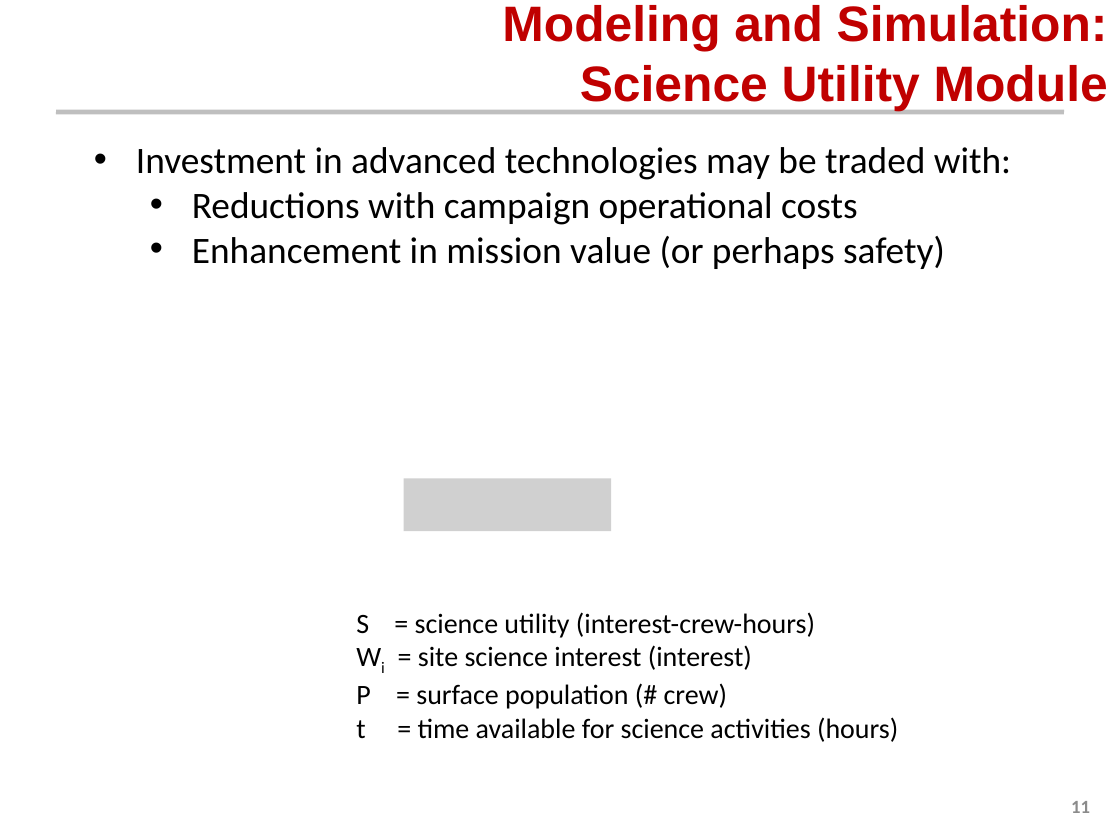
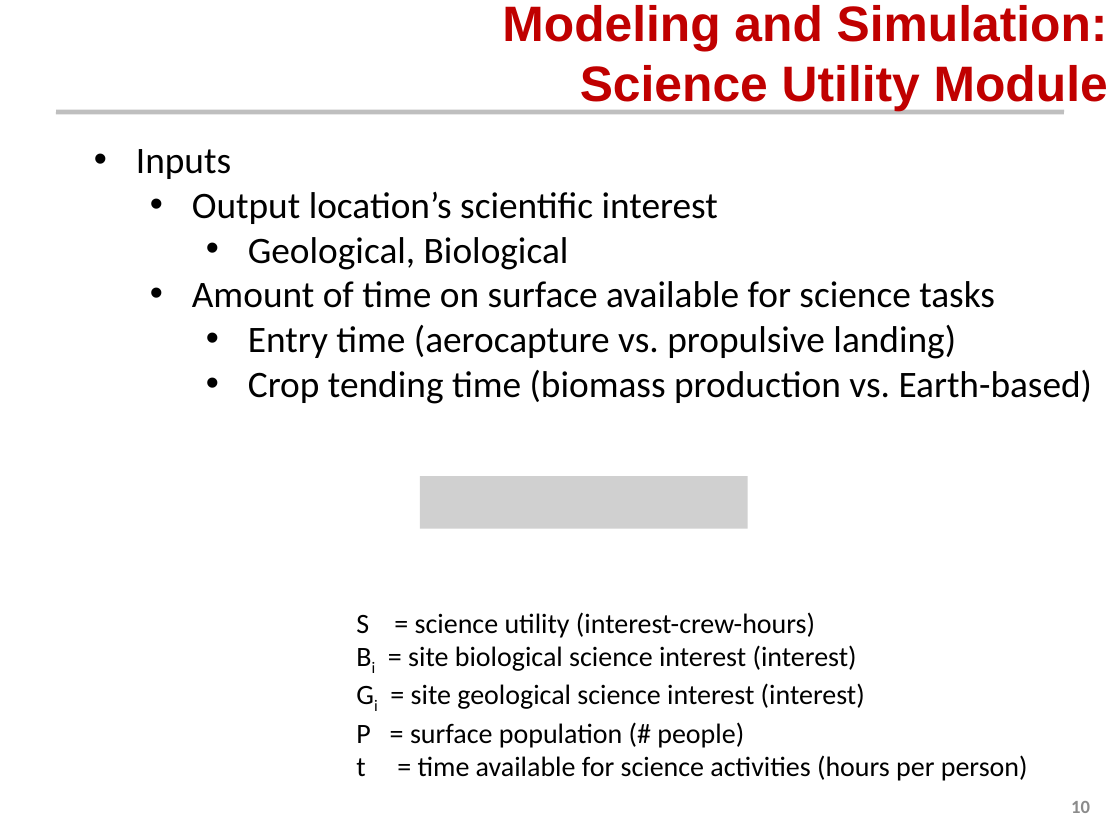
Before and after one commit to AeroSigma/Mars2040, a slide deck: slide 10 of MSDO/Assignment5/Mars 2040 Optimization Presentation.pptx (slide 11 before the commit). Drawn at 1120x840 pixels with LibreOffice and Linux fonts; fonts in the diff are those of the drawing; grey boxes stand for pictures; background and template pictures are left out. Boxes give left, top, right and bottom in pixels: in the first picture for what was removed or moved away, otherwise in the second. Text is boxed around its words. In the diff, an @@ line names an element or a change of style, - is before the commit and + after.

```diff
--- a/MSDO/Assignment5/Mars 2040 Optimization Presentation.pptx
+++ b/MSDO/Assignment5/Mars 2040 Optimization Presentation.pptx
@@ text at (136,149,1093,404): text changed @@
-• Investment in advanced technologies may be traded with:
-  • Reductions with campaign operational costs
-  • Enhancement in mission value (or perhaps safety)
+• Inputs
+  • Output location’s scientific interest
+    • Geological, Biological
+  • Amount of time on surface available for science tasks
+    • Entry time (aerocapture vs. propulsive landing)
+    • Crop tending time (biomass production vs. Earth-based)
@@ picture: place and size @@
-picture at (403,478,610,531)
+picture at (420,476,748,529)
@@ text at (356,645,1028,781): text changed @@
-Wi = site science interest (interest)
-P = surface population (# crew)
-t = time available for science activities (hours)
+Bi = site biological science interest (interest)
+Gi = site geological science interest (interest)
+P = surface population (# people)
+t = time available for science activities (hours per person)
@@ page number at (1071,801,1090,813): text changed @@
-11
+10
```
Also in this commit, not shown: 9 other slides changed, 2 slides added, 6 other files.
